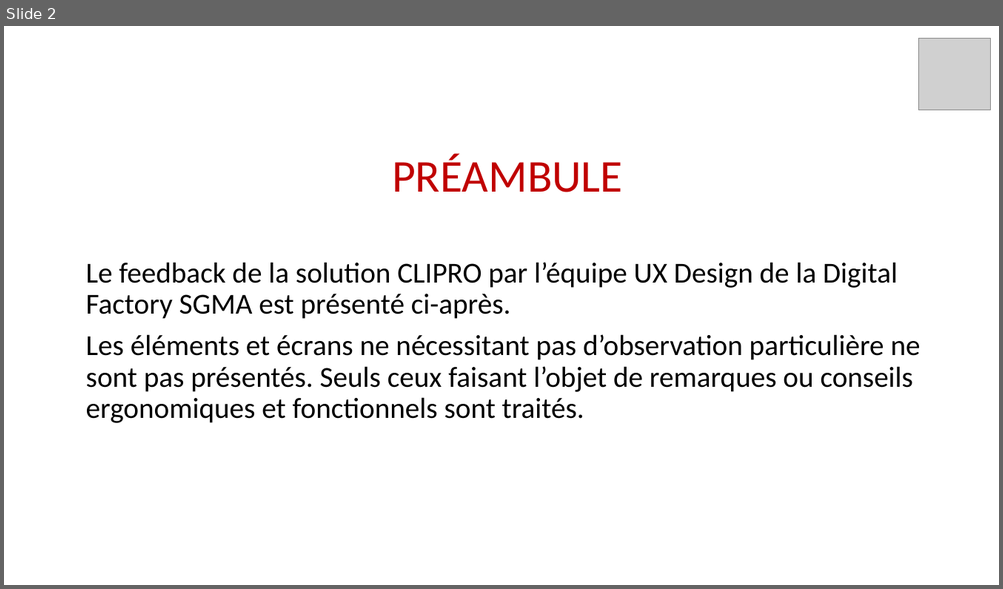
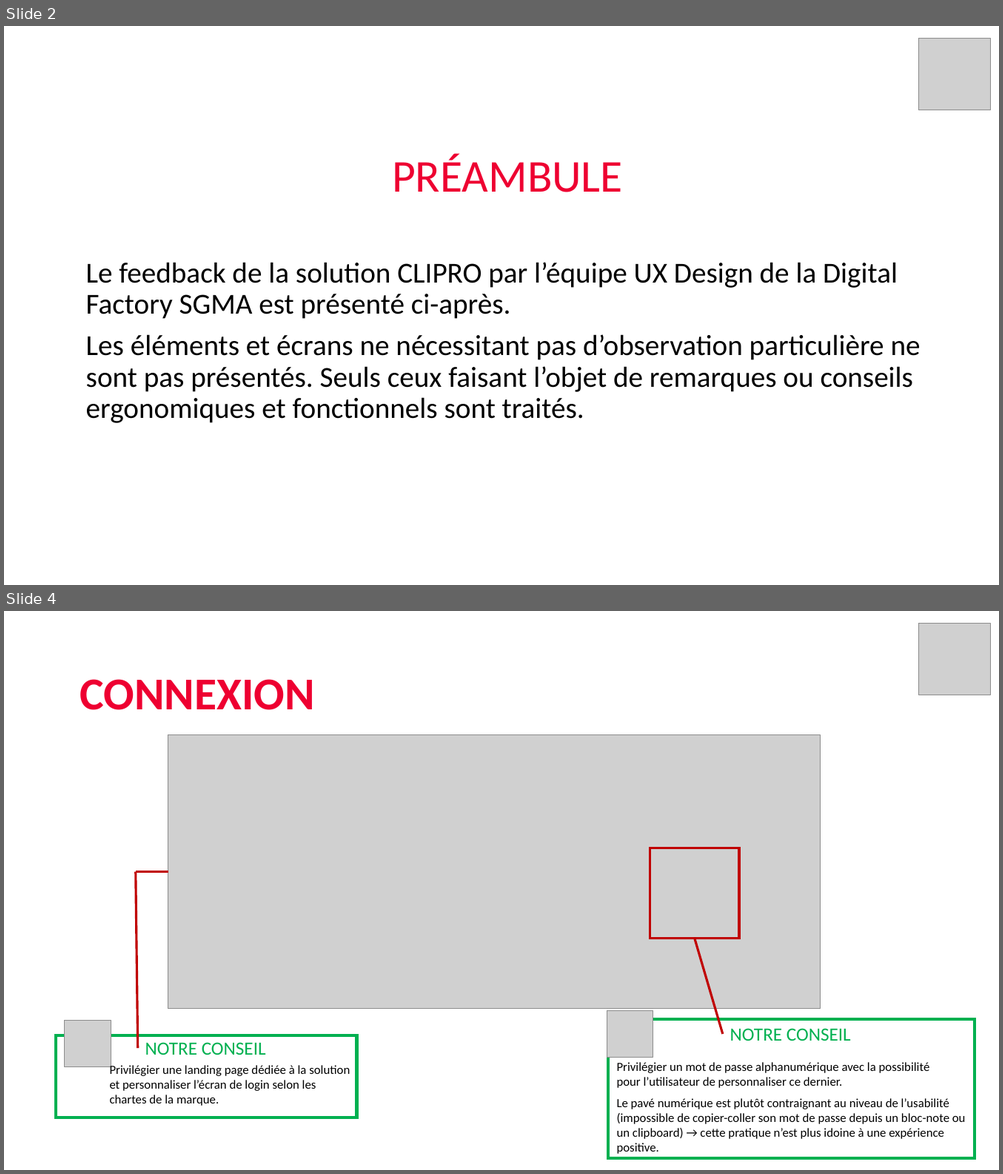
Before and after one commit to jajatmim/docs, a slide deck: CLIPRO.pptx. Shown one above the other, each under a label of ours: slide 2 before the commit, slides 2 and 4 after it; the slides between them are not shown. The pictures are 1003x589 and 1003x1174 pixels, drawn with LibreOffice and Linux fonts; fonts in the diff are those of the drawing; grey boxes stand for pictures. Boxes give left, top, right and bottom in pixels: in the first picture for what was removed or moved away, otherwise in the second. Text is boxed around its words. In the diff, an @@ line names an element or a change of style, - is before the commit and + after.

```diff
--- a/CLIPRO.pptx
+++ b/CLIPRO.pptx
@@ slide 4 added at (x1=4, y1=611, x2=999, y2=1170), background #FFFFFF @@
@@ picture added at (x1=919, y1=624, x2=990, y2=695) @@
@@ title added at (x1=79, y1=679, x2=314, y2=710), 44 pt, text #EE0031, bold @@
+CONNEXION
@@ picture added at (x1=168, y1=735, x2=819, y2=1008) @@
@@ rectangle added at (x1=649, y1=849, x2=739, y2=939), outline #C00000 2.25 pt @@
@@ line added from (135, 872) to (168, 872), #C00000 2.25 pt @@
@@ line added from (135, 872) to (137, 1049), #C00000 2.25 pt @@
@@ line added from (694, 939) to (723, 1034), #C00000 2.25 pt @@
@@ picture added at (x1=65, y1=1021, x2=111, y2=1067) @@
@@ picture added at (x1=607, y1=1011, x2=653, y2=1057) @@
@@ rectangle added at (x1=608, y1=1019, x2=974, y2=1159), outline #00B050 3 pt @@
@@ text added at (x1=730, y1=1028, x2=851, y2=1041), 18 pt, text #00B050 @@
+NOTRE CONSEIL
@@ rectangle added at (x1=56, y1=1037, x2=356, y2=1119), outline #00B050 3 pt @@
@@ text added at (x1=145, y1=1042, x2=266, y2=1055), 18 pt, text #00B050 @@
+NOTRE CONSEIL
@@ text added at (x1=110, y1=1064, x2=350, y2=1106), 12 pt, text #000000 @@
+Privilégier une landing page dédiée à la solution et personnaliser l’écran de login selon les chartes de la marque.
@@ text added at (x1=617, y1=1062, x2=930, y2=1088), 12 pt, text #000000 @@
+Privilégier un mot de passe alphanumérique avec la possibilité pour l’utilisateur de personnaliser ce dernier.
@@ text added at (x1=617, y1=1099, x2=965, y2=1154), 12 pt, text #000000 @@
+Le pavé numérique est plutôt contraignant au niveau de l’usabilité (impossible de copier-coller son mot de passe depuis un bloc-note ou un clipboard) → cette pratique n’est plus idoine à une expérience positive.
@@ slide 2 changed as well @@
@@ title "PRÉAMBULE" at (x1=392, y1=154, x2=623, y2=192): text colour #C00000 to #EE0031 @@
```
Also in this commit, not shown: 9 other slides changed, 3 other slides added, 1 other file.
